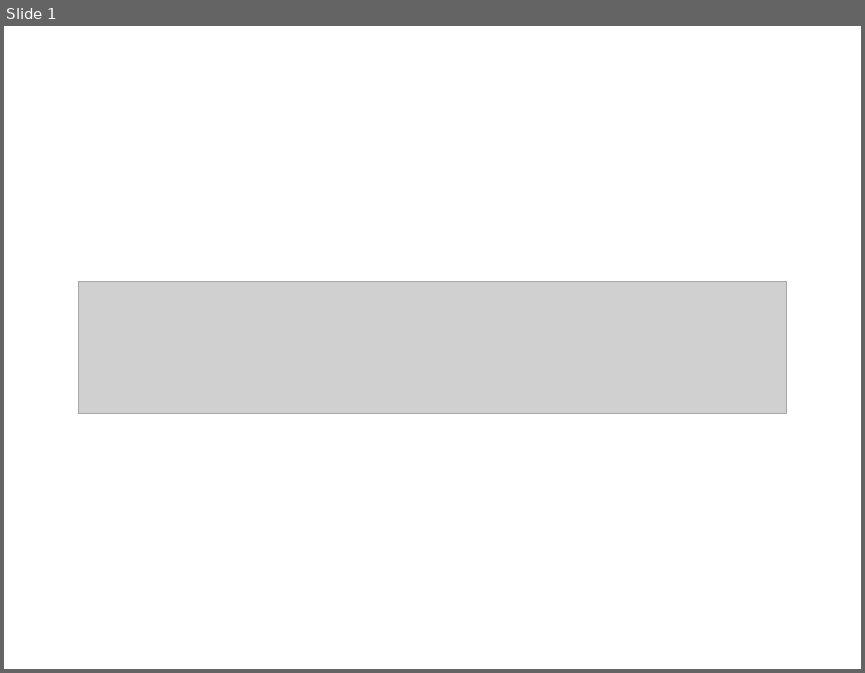
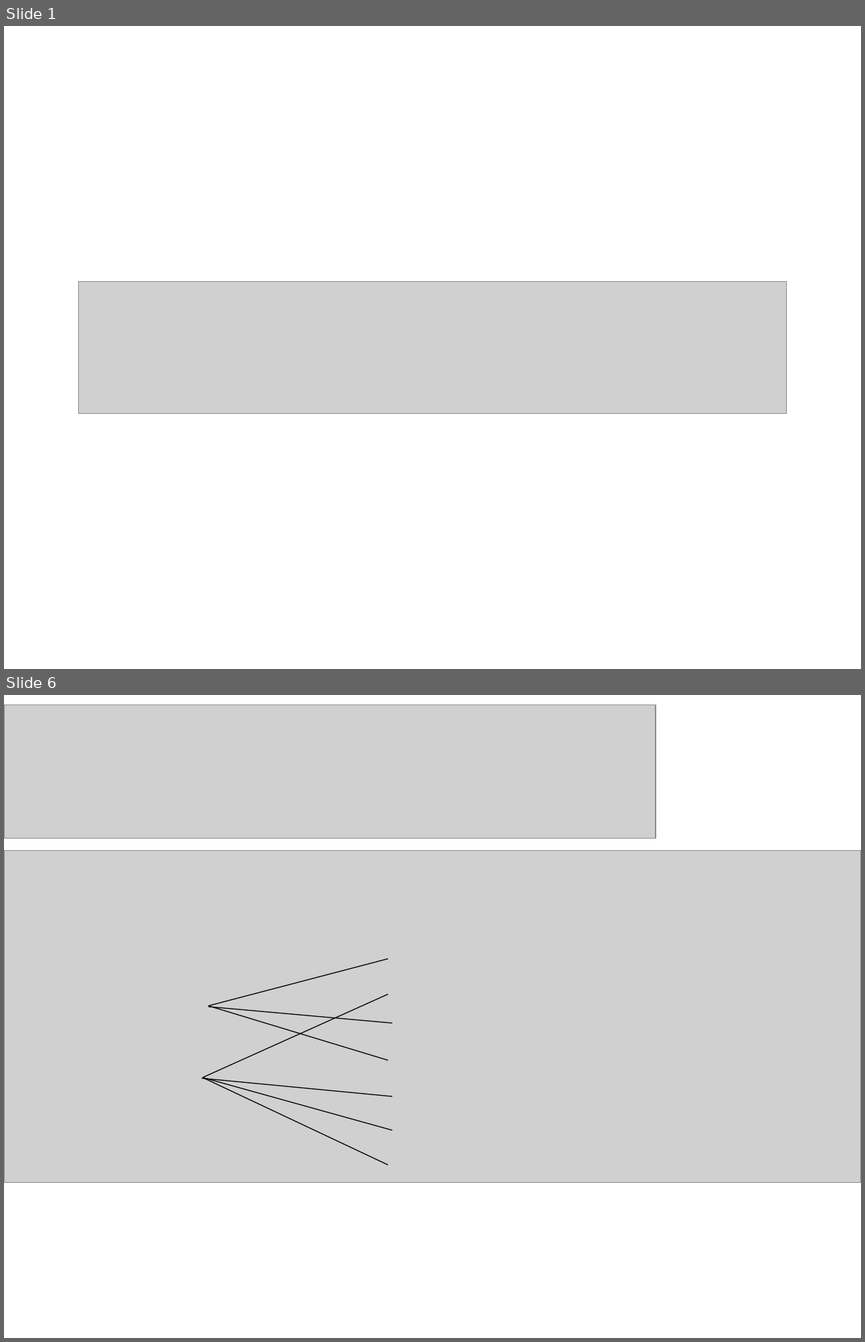
Before and after one commit to dkuzminov/polnikova, a slide deck: 1 класс/07. Большая буква в именах собственных.ppt. Shown one above the other, each under a label of ours: slide 1 before the commit, slides 1 and 6 after it; the slides between them are not shown. The pictures are 865x673 and 865x1342 pixels, drawn with LibreOffice and Linux fonts; fonts in the diff are those of the drawing; grey boxes stand for pictures. Boxes give left, top, right and bottom in pixels: in the first picture for what was removed or moved away, otherwise in the second. Text is boxed around its words. In the diff, an @@ line names an element or a change of style, - is before the commit and + after.

```diff
--- a/1 класс/07. Большая буква в именах собственных.ppt
+++ b/1 класс/07. Большая буква в именах собственных.ppt
@@ slide 6 added at box(4, 695, 861, 1338), background #FFFFFF @@
@@ picture added at box(4, 705, 655, 838) @@
@@ picture added at box(4, 850, 861, 1182) @@
@@ line added from (209, 1006) to (388, 959), #000000 0.74 pt @@
@@ line added from (203, 1077) to (388, 994), #000000 0.74 pt @@
@@ line added from (209, 1007) to (392, 1023), #000000 0.74 pt @@
@@ line added from (209, 1006) to (388, 1060), #000000 0.74 pt @@
@@ line added from (202, 1078) to (392, 1096), #000000 0.74 pt @@
@@ line added from (203, 1077) to (388, 1164), #000000 0.74 pt @@
@@ line added from (203, 1077) to (392, 1130), #000000 0.74 pt @@
```
Also in this commit, not shown: 5 other slides added, 6 slides removed, 22 other files.
